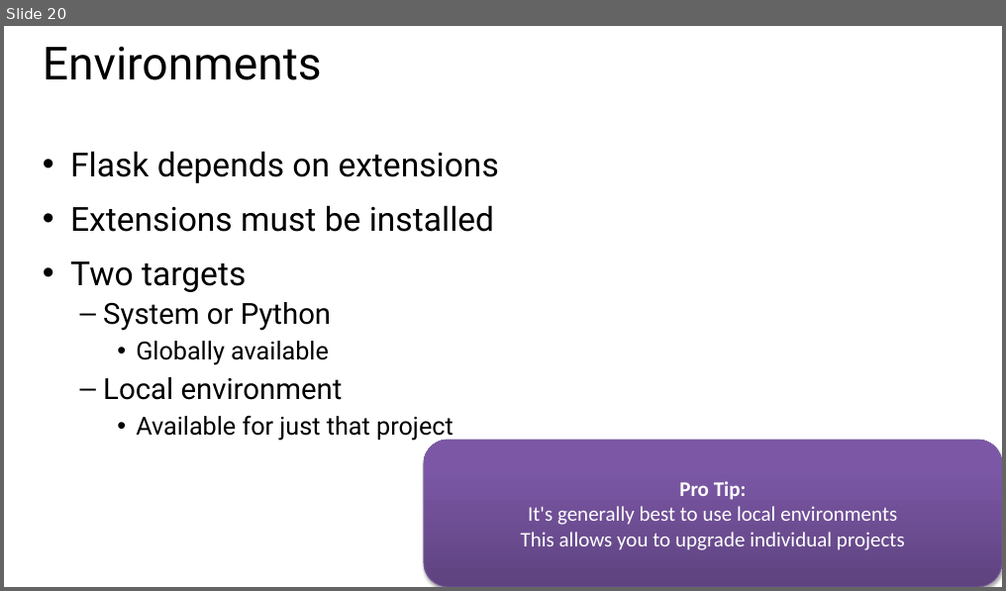
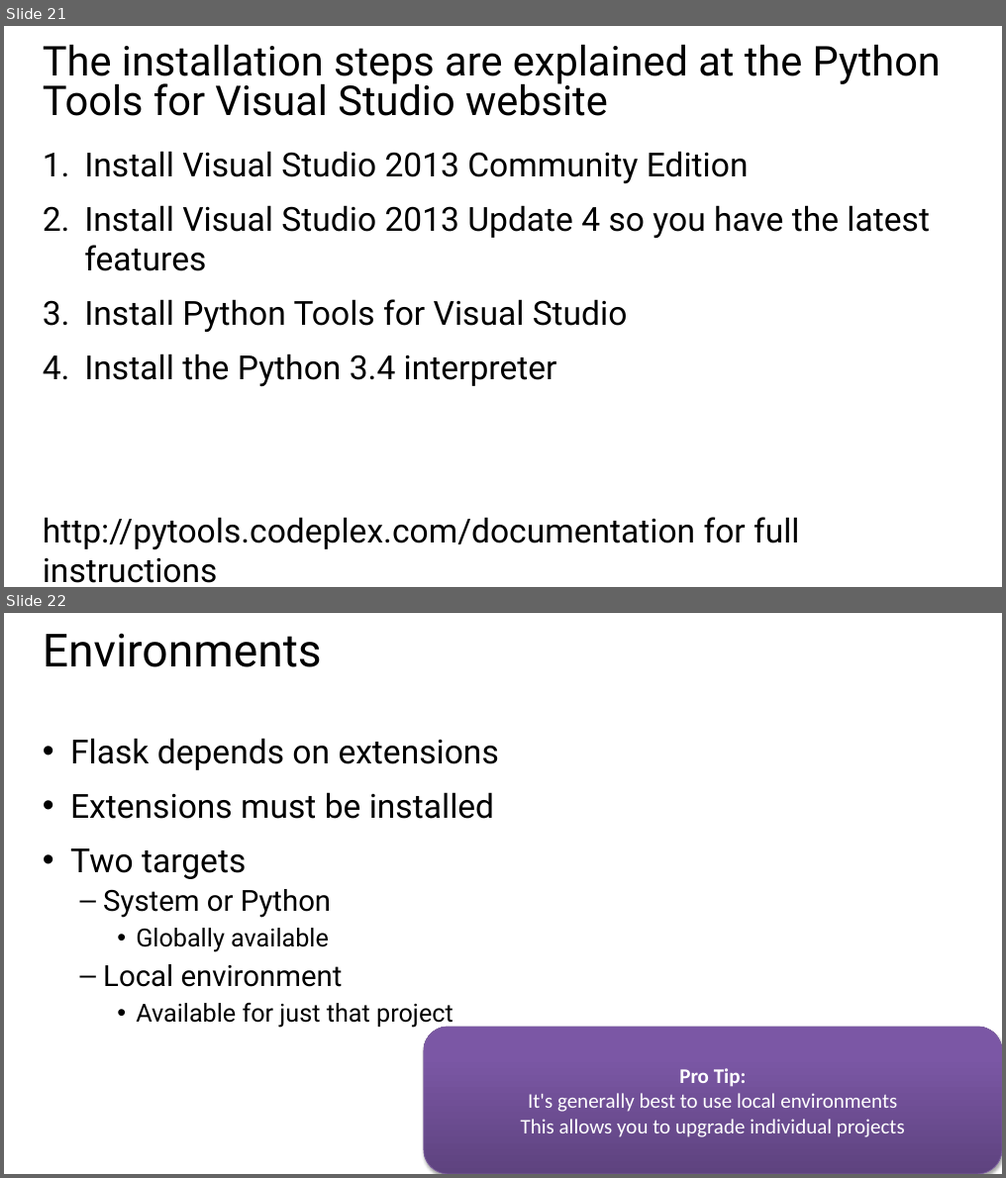
Before and after one commit to GeekTrainer/Flask, a slide deck: Slides/Module 1 - Introduction to Flask.pptx. Shown one above the other, each under a label of ours: slide 20 before the commit, slides 21 and 22 after it. The pictures are 1006x591 and 1006x1178 pixels, drawn with LibreOffice and Linux fonts; fonts in the diff are those of the drawing. Boxes give left, top, right and bottom in pixels: in the first picture for what was removed or moved away, otherwise in the second. Text is boxed around its words. In the diff, an @@ line names an element or a change of style, - is before the commit and + after.

```diff
--- a/Slides/Module 1 - Introduction to Flask.pptx
+++ b/Slides/Module 1 - Introduction to Flask.pptx
@@ slide 21 added at <box>4,26,1002,587</box>, background #FFFFFF @@
@@ title added at <box>43,44,941,116</box>, 39.6 pt, text #000000 @@
+The installation steps are explained at the Python Tools for Visual Studio website
@@ text added at <box>43,151,930,583</box>, 32 pt, text #000000 @@
+1. Install Visual Studio 2013 Community Edition
+2. Install Visual Studio 2013 Update 4 so you have the latest features
+3. Install Python Tools for Visual Studio
+4. Install the Python 3.4 interpreter
+http://pytools.codeplex.com/documentation for full instructions
@@ what was slide 20 is now slide 22 @@
```
Also in this commit, not shown: 1 slide changed, 1 other slide added, 45 other files.
